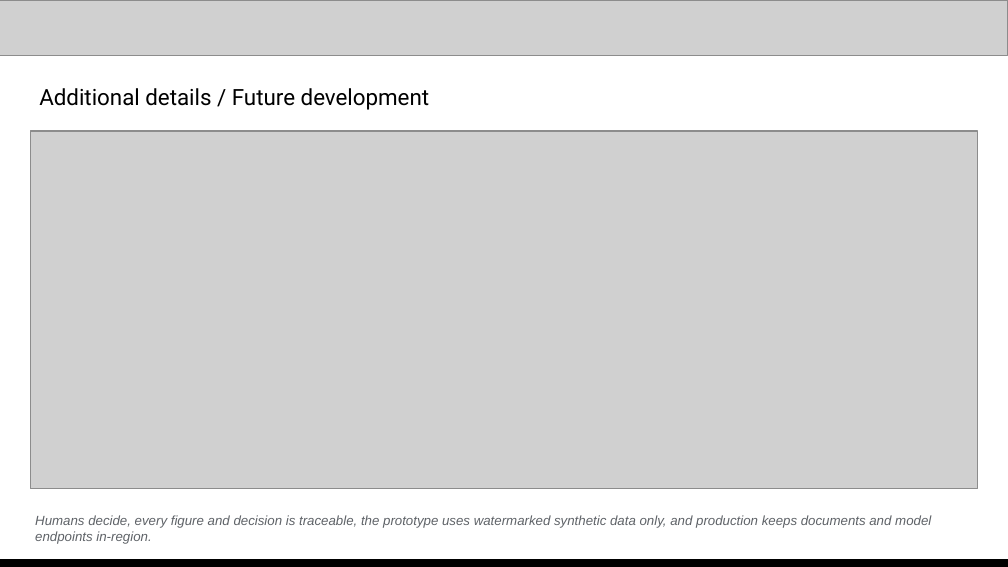
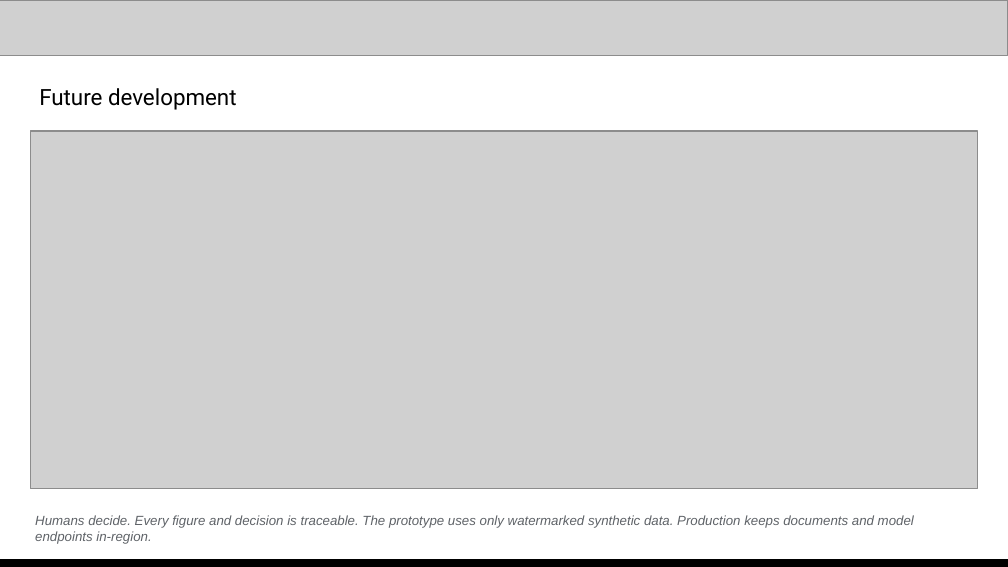
Before and after one commit to changhyeonnam/ghack, a slide deck: slide 13 of presentation/LedgerLens_AI_Builder_Cup_Submission.pptx. Drawn at 1008x567 pixels with LibreOffice and Linux fonts; fonts in the diff are those of the drawing; grey boxes stand for pictures. Boxes give left, top, right and bottom in pixels: in the first picture for what was removed or moved away, otherwise in the second. Text is boxed around its words. In the diff, an @@ line names an element or a change of style, - is before the commit and + after.

Commit message:
Copy edit README and deck text; strip image metadata; budget cap wording
- README and deck copy reads more naturally; numbers, names, URLs and code unchanged.
- Remove embedded tool metadata from screenshot and diagram images (pixels unchanged).
- Tech slide: the USD cap is shared by all instances (persisted), not per process.

```diff
--- a/presentation/LedgerLens_AI_Builder_Cup_Submission.pptx
+++ b/presentation/LedgerLens_AI_Builder_Cup_Submission.pptx
@@ text at box(39, 88, 237, 110): text changed @@
-Additional details / Future development
+Future development
@@ text at box(35, 515, 914, 544): text changed @@
-Humans decide, every figure and decision is traceable, the prototype uses watermarked synthetic data only, and production keeps documents and model endpoints in-region.
+Humans decide. Every figure and decision is traceable. The prototype uses only watermarked synthetic data. Production keeps documents and model endpoints in-region.
```
Also in this commit, not shown: 12 other slides changed, 15 other files.
